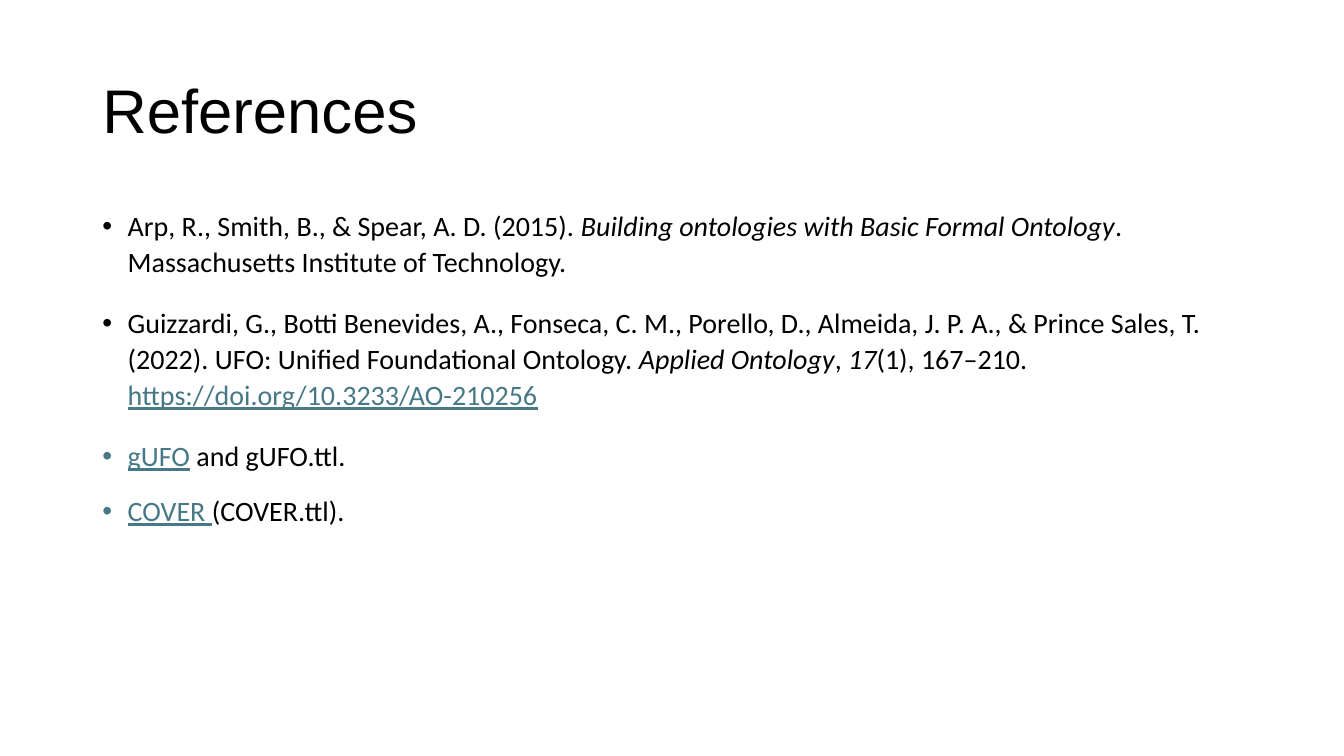
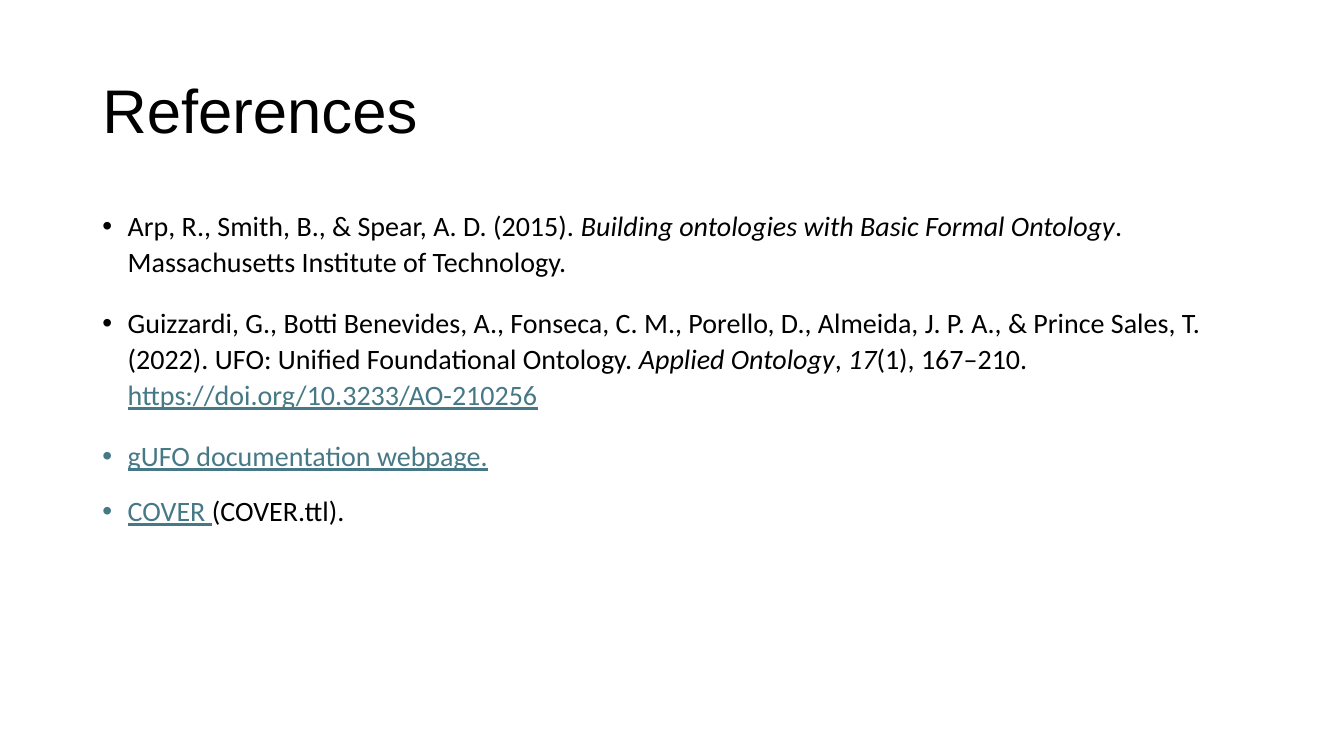
Before and after one commit to gioUbbiali/Sustainability-Core-Ontology, a slide deck: slide 15 of SCO/working materials/Slide deck - SCO-UFO aligment.pptx. Drawn at 1344x756 pixels with LibreOffice and Linux fonts; fonts in the diff are those of the drawing. Boxes give left, top, right and bottom in pixels: in the first picture for what was removed or moved away, otherwise in the second. Text is boxed around its words. In the diff, an @@ line names an element or a change of style, - is before the commit and + after.

```diff
--- a/SCO/working materials/Slide deck - SCO-UFO aligment.pptx
+++ b/SCO/working materials/Slide deck - SCO-UFO aligment.pptx
@@ text at <box>128,446,488,471</box>: text changed; text colour #000000 to #467886 @@
-• gUFO and gUFO.ttl.
+• gUFO documentation webpage.
```
Also in this commit, not shown: 2 other files.
